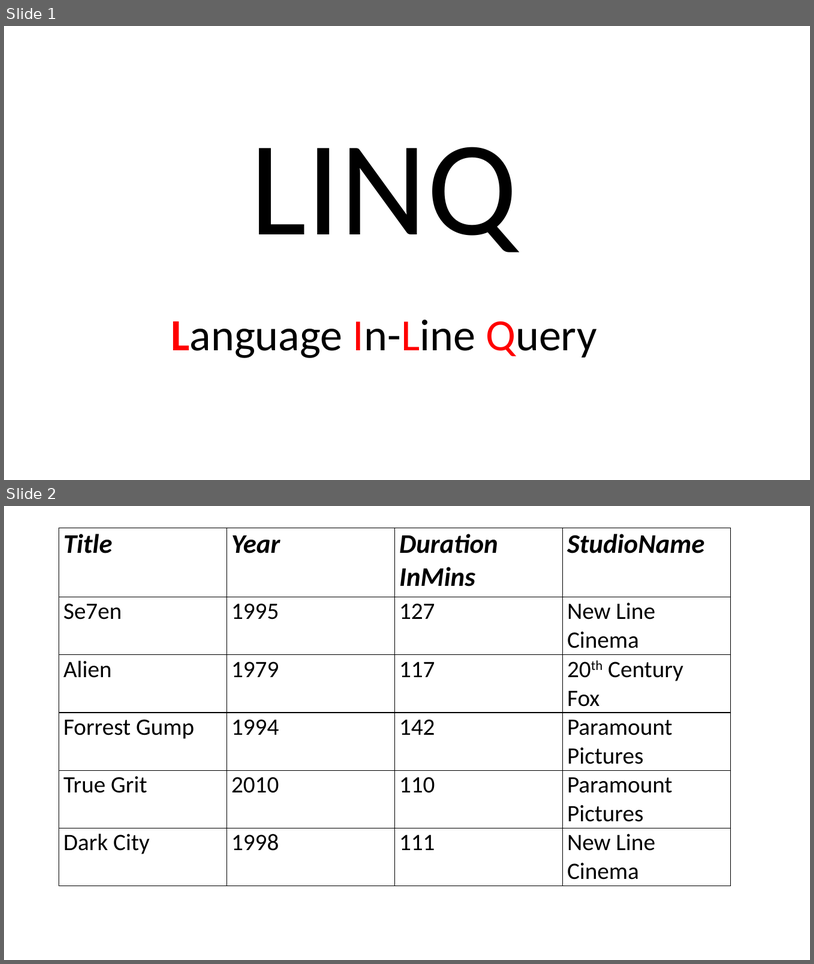
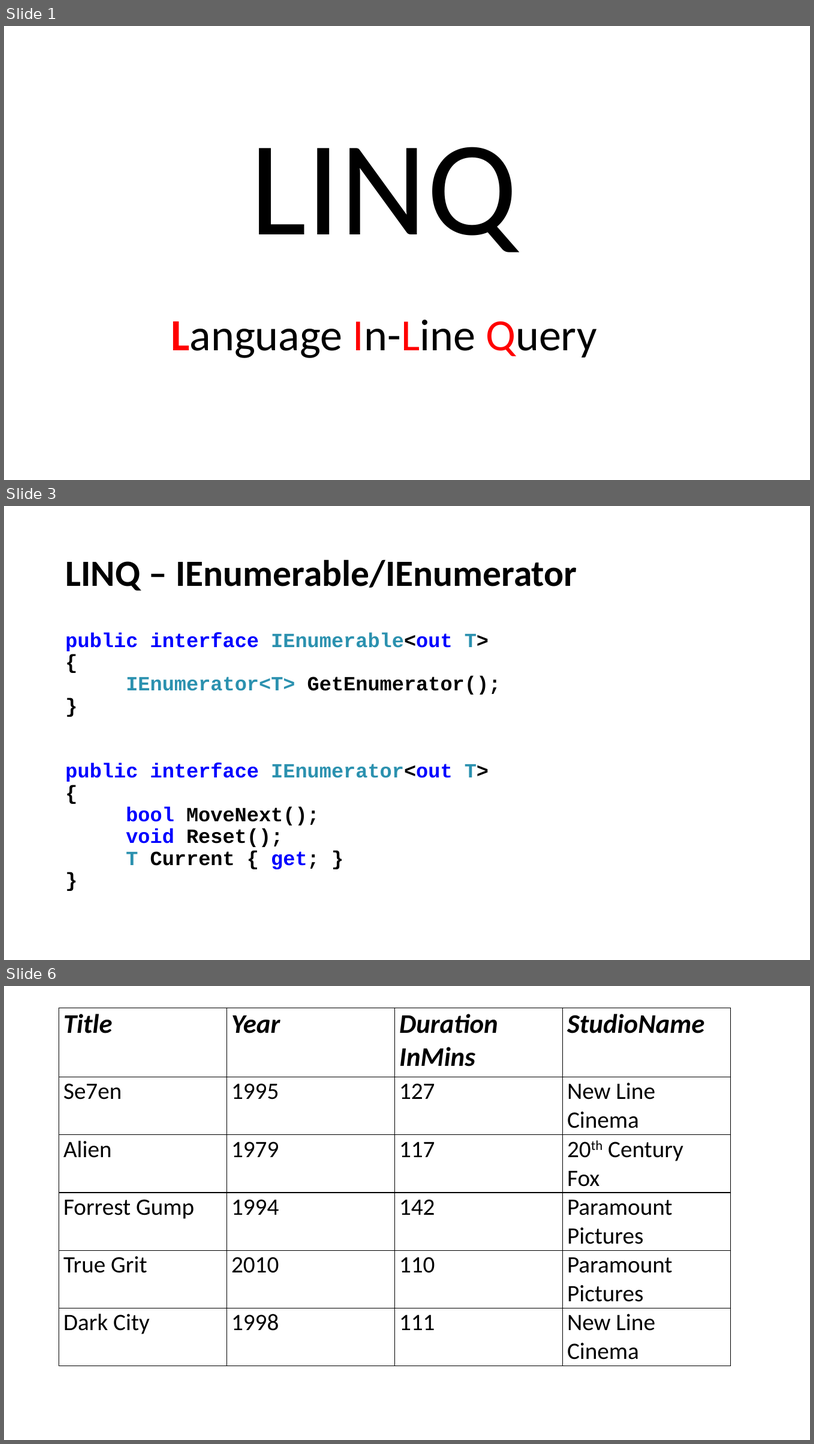
Before and after one commit to perl-easj/OOProg, a slide deck: Chap/Prog03/Presentations/LINQ.pptx. Shown one above the other, each under a label of ours: slides 1 and 2 before the commit, slides 1, 3 and 6 after it; the slides between them are not shown. The pictures are 814x964 and 814x1444 pixels, drawn with LibreOffice and Linux fonts; fonts in the diff are those of the drawing. Boxes give left, top, right and bottom in pixels: in the first picture for what was removed or moved away, otherwise in the second. Text is boxed around its words. In the diff, an @@ line names an element or a change of style, - is before the commit and + after.

Commit message:
Minor updates to LINQ material
Also minor updates to CarRetailDemo

```diff
--- a/Chap/Prog03/Presentations/LINQ.pptx
+++ b/Chap/Prog03/Presentations/LINQ.pptx
@@ slide 3 added at bbox=[4, 506, 810, 960], background #FFFFFF @@
@@ title added at bbox=[65, 559, 577, 591], 44 pt, text #000000, bold @@
+LINQ – IEnumerable/IEnumerator
@@ text added at bbox=[65, 632, 501, 869], 24 pt, text #000000, bold @@
+public interface IEnumerable<out T>
+{
+IEnumerator<T> GetEnumerator();
+}
+public interface IEnumerator<out T>
+{
+bool MoveNext();
+void Reset();
+T Current { get; }
+}
@@ what was slide 2 is now slide 6 @@
```
Also in this commit, not shown: 13 slides changed, 4 other slides added, 7 other files.
